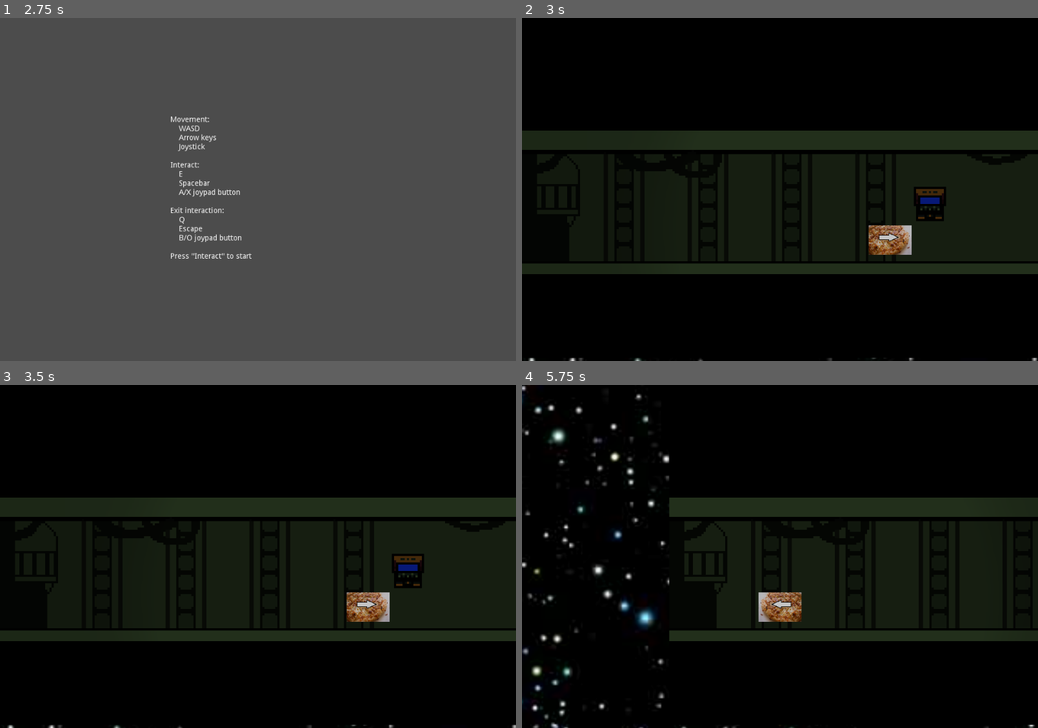
Above: before the commit, frames 1-4 (two rows, left to right).
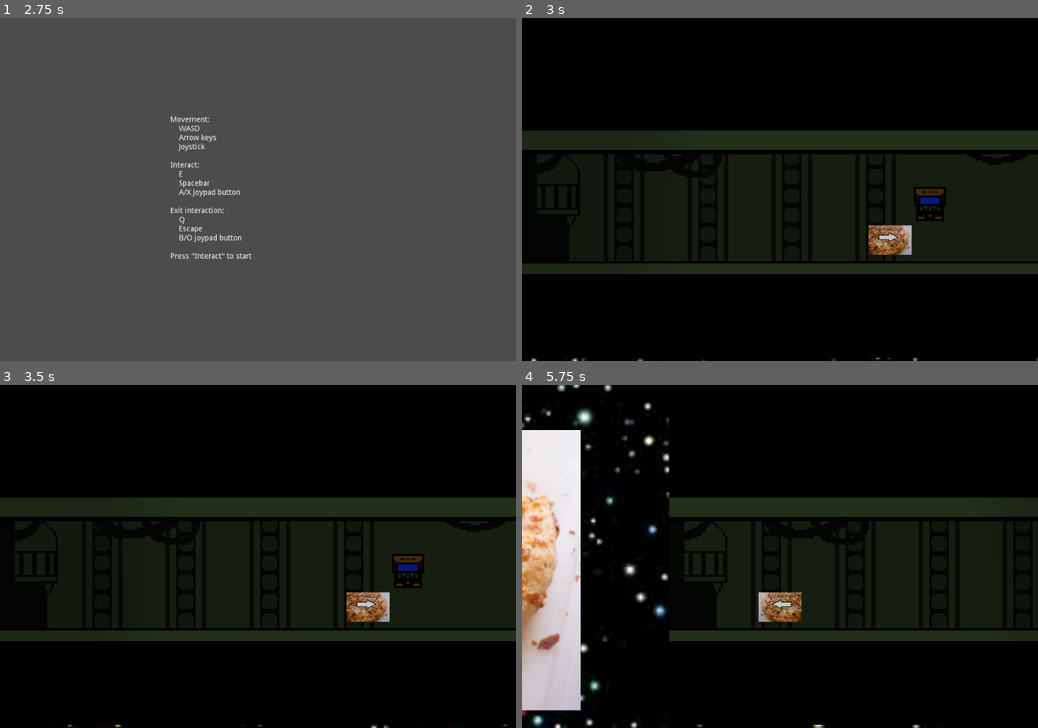
Above: after the commit, the same moments.

Repository: feyrkh/game-jam
Game: Godot game, scene res://levels/splashscreen/SplashScreen.tscn
The game is run twice, just before and just after one commit, with the same random seed, the same clock (stepped at 60 frames per second) and the same inputs.
Inputs:
- Up to frame 1 (2.75 s): tap Enter (ui_accept) at 0.5, 1.35, 1.52, 1.82 s; hold Right (ui_right) 0.53-1.28 s; hold Enter (ui_accept) 0.53-1.28 s; hold Down (ui_down) 1.28-2.03 s; hold Right (ui_right) from 2.03 s (still down); hold Enter (ui_accept) from 2.03 s (still down)
- Up to frame 2 (3 s): release Right (ui_right) at 2.78 s; release Enter (ui_accept) at 2.78 s; hold Up (ui_up) from 2.78 s (still down); tap Enter (ui_accept) at 2.85 s
- Up to frame 3 (3.5 s): keep holding Up (ui_up); tap Enter (ui_accept) at 3.02, 3.32 s
- Up to frame 4 (5.75 s): tap Enter (ui_accept) at 3.5, 4.35, 4.52, 4.82 s; release Up (ui_up) at 3.53 s; hold Enter (ui_accept) 3.53-4.28 s; hold Left (ui_left) 3.53-5.03 s; hold Down (ui_down) from 5.03 s (still down); hold Enter (ui_accept) from 5.03 s (still down)

Frame 1 is identical in both runs. In frame 2, 0.1% of the frame differs, in the area x 1-100%, y 99-100%; in frame 3, 0.1%; in frame 4, 12%, in the area x 0-100%, y 0-100%.

Commit message:
Game over man

Diff:
--- a/01_space_horror/camera/MixedModeCamera.gd
+++ b/01_space_horror/camera/MixedModeCamera.gd
@@ -56,3 +56,7 @@
 func damage():
 	remainingShakeDurationSeconds = shakeDurationSeconds
 	originalPosition = position
+
+func gameOver():
+	remainingShakeDurationSeconds = 10
+	originalPosition = position
--- a/01_space_horror/camera/MixedModeCamera.tscn
+++ b/01_space_horror/camera/MixedModeCamera.tscn
@@ -4,6 +4,7 @@
 
 [node name="MixedModeCamera" type="Camera2D" groups=[
 "damagable",
+"gameOver",
 ]]
 z_index = 4000
 z_as_relative = false
--- a/01_space_horror/levels/demo/MachineInteractionDemo.tscn
+++ b/01_space_horror/levels/demo/MachineInteractionDemo.tscn
@@ -32,7 +32,7 @@
 
 [node name="StarbeastRoom" parent="Rooms" instance=ExtResource( 9 )]
 position = Vector2( 2, 90.9492 )
-approachMinutes = 1.0
+approachMinutes = 0.1
 
 [node name="hallway" parent="Rooms" instance=ExtResource( 5 )]
 position = Vector2( 259.922, 82.782 )
--- /dev/null
+++ b/01_space_horror/levels/gameOver/FadeInOut.gd
@@ -0,0 +1,23 @@
+extends Node
+
+export var fadeInSeconds = 0.25
+export var lingerSeconds = 1
+export var fadeOutSeconds = 0.5
+
+func _ready():
+	$Overlay.color = Color.black
+
+func _on_StartFadeTimer_timeout():
+	print_debug("starting fade in")
+	$Tween.interpolate_property($Overlay, "modulate", Color.black, Color(0,0,0,0), fadeInSeconds, Tween.TRANS_LINEAR, Tween.EASE_IN)
+	$Tween.start()
+	yield($Tween, "tween_completed")
+	print_debug("starting linger")
+	yield(get_tree().create_timer(lingerSeconds), "timeout")
+	$Tween.interpolate_property($Overlay, "modulate",
+		Color(0,0,0,0), Color.black, fadeInSeconds)
+	$Tween.start()
+	print_debug("starting fade out")
+	yield($Tween, "tween_completed")
+	yield(get_tree().create_timer(0.25), "timeout")
+	get_tree().change_scene("res://levels/mainMenu/MainMenu.tscn")
--- /dev/null
+++ b/01_space_horror/levels/gameOver/GameOver.tscn
@@ -0,0 +1,40 @@
+[gd_scene load_steps=2 format=2]
+
+[ext_resource path="res://levels/gameOver/FadeInOut.gd" type="Script" id=1]
+
+[node name="GameOver" type="Node2D"]
+script = ExtResource( 1 )
+
+[node name="Background" type="ColorRect" parent="."]
+margin_right = 967.0
+margin_bottom = 649.0
+color = Color( 0, 0, 0, 1 )
+__meta__ = {
+"_edit_use_anchors_": false
+}
+
+[node name="RichTextLabel3" type="RichTextLabel" parent="."]
+margin_left = 419.027
+margin_top = 353.236
+margin_right = 538.027
+margin_bottom = 373.236
+text = "U ded"
+__meta__ = {
+"_edit_use_anchors_": false
+}
+
+[node name="Overlay" type="ColorRect" parent="."]
+margin_right = 967.0
+margin_bottom = 649.0
+color = Color( 0, 0, 0, 0 )
+__meta__ = {
+"_edit_use_anchors_": false
+}
+
+[node name="Tween" type="Tween" parent="."]
+
+[node name="StartFadeTimer" type="Timer" parent="."]
+wait_time = 0.01
+one_shot = true
+autostart = true
+[connection signal="timeout" from="StartFadeTimer" to="." method="_on_StartFadeTimer_timeout"]
--- a/01_space_horror/player/Controller.gd
+++ b/01_space_horror/player/Controller.gd
@@ -13,6 +13,7 @@
 onready var triggerZoneArea:Area2D = $InteractTriggerArea
 
 func _ready():
+	$FadeOutRect.color = Color(0,0,0,0)
 	enableInput()
 
 func disableInput():
@@ -80,3 +81,9 @@
 	$ScreenFadeAnimationPlayer.play("fadein")
 	yield($ScreenFadeAnimationPlayer, "animation_finished")
 	enableInput()
+
+func gameOver():
+	disableInput()
+	$ScreenFadeAnimationPlayer.play("gameOver")
+	yield($ScreenFadeAnimationPlayer, "animation_finished")
+	get_tree().change_scene("res://levels/gameOver/GameOver.tscn")
--- a/01_space_horror/player/Player.tscn
+++ b/01_space_horror/player/Player.tscn
@@ -17,6 +17,11 @@
 "name": "idle",
 "speed": 5.0
 }, {
+"frames": [ ExtResource( 6 ), ExtResource( 4 ) ],
+"loop": true,
+"name": "walk_up",
+"speed": 5.0
+}, {
 "frames": [ ExtResource( 1 ), ExtResource( 3 ) ],
 "loop": true,
 "name": "walk_down",
@@ -25,11 +30,6 @@
 "frames": [ ExtResource( 2 ), ExtResource( 7 ) ],
 "loop": true,
 "name": "walk_right",
-"speed": 5.0
-}, {
-"frames": [ ExtResource( 6 ), ExtResource( 4 ) ],
-"loop": true,
-"name": "walk_up",
 "speed": 5.0
 } ]
 
@@ -94,7 +94,24 @@
 "values": [ Color( 0, 0, 0, 0 ), Color( 0.145098, 0.141176, 0.141176, 1 ) ]
 }
 
+[sub_resource type="Animation" id=6]
+resource_name = "gameOver"
+length = 5.0
+tracks/0/type = "value"
+tracks/0/path = NodePath("FadeOutRect:color")
+tracks/0/interp = 1
+tracks/0/loop_wrap = true
+tracks/0/imported = false
+tracks/0/enabled = true
+tracks/0/keys = {
+"times": PoolRealArray( 0.1, 5 ),
+"transitions": PoolRealArray( 1, 1 ),
+"update": 0,
+"values": [ Color( 0, 0, 0, 0 ), Color( 0, 0, 0, 1 ) ]
+}
+
 [node name="KinematicBody2D" type="KinematicBody2D" groups=[
+"gameOver",
 "player",
 "teleportable",
 ]]
@@ -163,15 +180,15 @@
 pause_mode = 2
 anims/fadein = SubResource( 4 )
 anims/fadeout = SubResource( 5 )
+anims/gameOver = SubResource( 6 )
 
 [node name="FadeOutRect" type="ColorRect" parent="."]
-visible = false
 light_mask = 0
 margin_left = -2500.0
 margin_top = -2500.0
 margin_right = 2500.0
 margin_bottom = 2500.0
-color = Color( 0.145098, 0.141176, 0.141176, 0 )
+color = Color( 0, 0, 0, 1 )
 __meta__ = {
 "_edit_use_anchors_": false
 }
--- a/01_space_horror/props/powerMeter/PowerMeter.gd
+++ b/01_space_horror/props/powerMeter/PowerMeter.gd
@@ -30,5 +30,6 @@
 		$PowerLine.default_color = Color(1, 0, 0, 1)
 
 func damage():
+	print_debug("Are we dead? ", powerPercent, " < ", acceptablePowerPercent)
 	if powerPercent < acceptablePowerPercent:
-		get_tree().call_group("gameOver", "onGameOver")
+		get_tree().call_group("gameOver", "gameOver")
Not shown: 1 places in 01_space_horror/player/Player.tscn that only renumber resources
